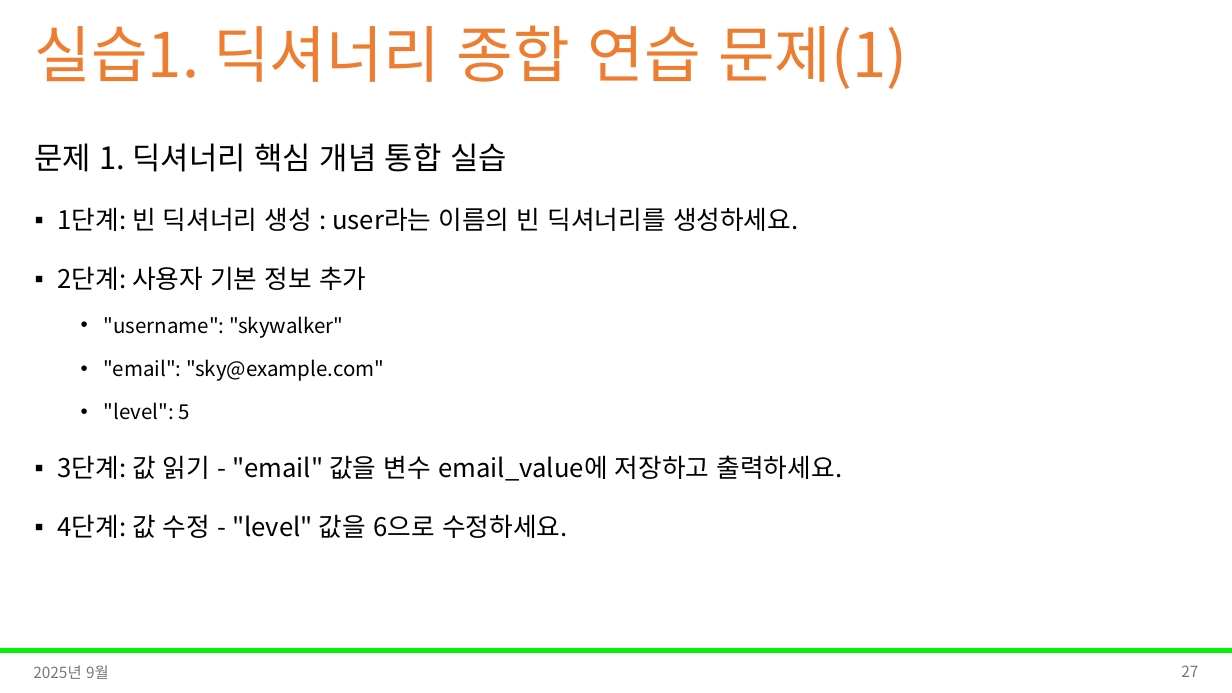
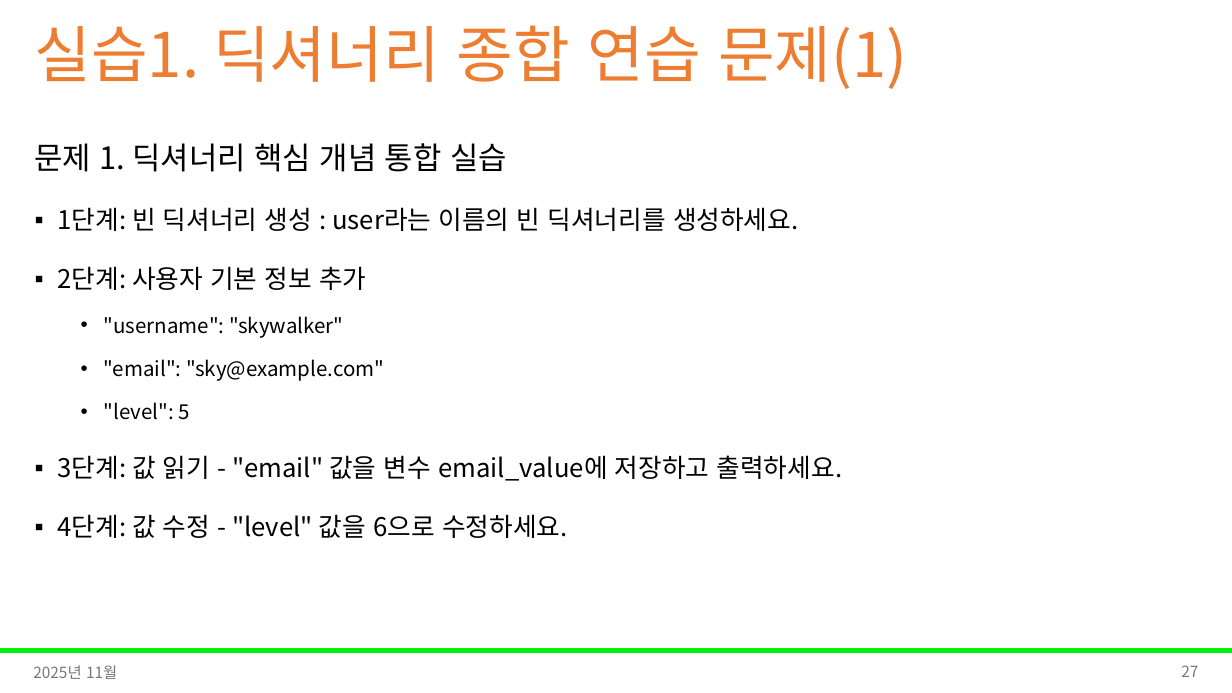
Before and after one commit to Leader-Lesson/KDT_RE_5th, a slide deck: slide 27 of material/2_Python/07_딕셔너리.pptx. Drawn at 1232x693 pixels with LibreOffice and Linux fonts; fonts in the diff are those of the drawing; background and template pictures are left out. Boxes give left, top, right and bottom in pixels: in the first picture for what was removed or moved away, otherwise in the second. Text is boxed around its words. In the diff, an @@ line names an element or a change of style, - is before the commit and + after.

```diff
--- a/material/2_Python/07_딕셔너리.pptx
+++ b/material/2_Python/07_딕셔너리.pptx
@@ text at bbox=[33, 665, 117, 679]: text changed @@
-2025년 9월
+2025년 11월
```
Also in this commit, not shown: 24 other slides changed, 4 other files.
